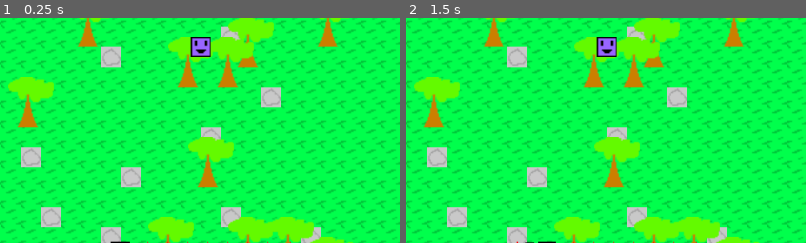
Above: before the commit, frames 1-2 (left to right).
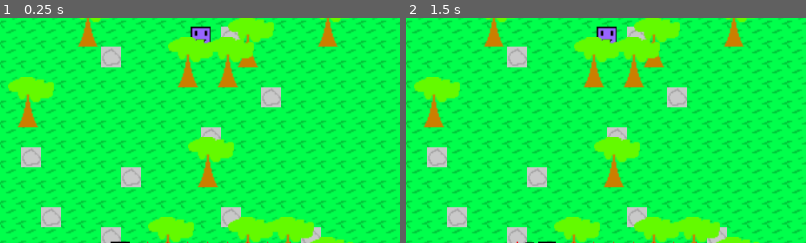
Above: after the commit, the same moments.

Repository: Pokebrouserkat/world
Game: Godot game, scene res://scenes/world.tscn
Two runs of this game, one before a commit and one after it. Both use one fixed random seed, a clock stepped at 60 frames per second and the inputs below. Sound files missing from this copy of the repository are replaced by a short silence.
Inputs (mouse positions are % of the whole screen's width and height, from its top left):
- Up to frame 1 (0.25 s): no input
- Up to frame 2 (1.5 s): click (40, 96) at 0.52 s; click (42, 96) at 1.27 s
The pictures show only the part of the screen within x 25-75%, y 44-94%; the shares and areas given below are measured in that part.

The runs differ from the first frame. In frame 1, 0.7% of the frame differs, in the area x 47-53%, y 3-18%; in frame 2, 0.7%.

Commit message:
Fix Y-sorting between player and trees
Enable y_sort_enabled on the root Node2D and Player so they participate
in the same Y-sorting hierarchy as the TileMapLayer. Offset player sprite
and collision up by 8 pixels so sorting is based on the player's feet.

Co-Authored-By: Claude Opus 4.5 <noreply@anthropic.com>

Diff:
--- a/scenes/player.tscn
+++ b/scenes/player.tscn
@@ -7,12 +7,15 @@
 size = Vector2(14, 14)
 
 [node name="Player" type="CharacterBody2D"]
+y_sort_enabled = true
 script = ExtResource("1_player")
 
 [node name="CollisionShape2D" type="CollisionShape2D" parent="."]
+position = Vector2(0, -8)
 shape = SubResource("RectangleShape2D_1")
 
 [node name="Sprite2D" type="Sprite2D" parent="."]
+position = Vector2(0, -8)
 texture = ExtResource("2_sprite")
 
 [node name="Camera2D" type="Camera2D" parent="."]
--- a/scenes/world.tscn
+++ b/scenes/world.tscn
@@ -56,6 +56,7 @@
 sources/5 = SubResource("TileSetAtlasSource_stonewall")
 
 [node name="Node2D" type="Node2D"]
+y_sort_enabled = true
 
 [node name="GrassBackground" type="Sprite2D" parent="."]
 z_index = -1
